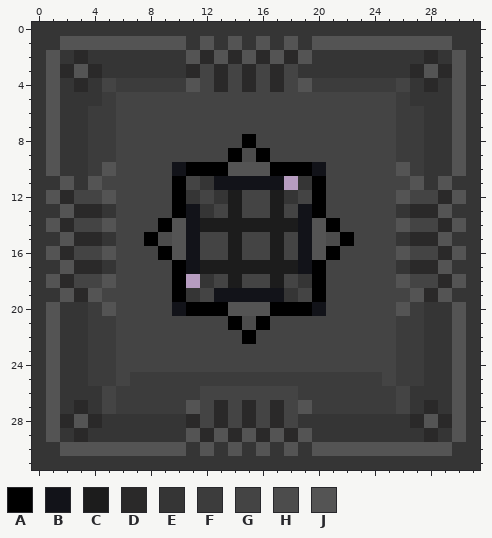
A pixel-art sprite gets an edit: Resources/Textures/Structures/Walls/xeno.rsi/reinf_construct-5.png. Above, as it was before the edit.
The file is 32x32 pixels. Colours within 5 levels of each other are drawn and written as one.
Palette (. is transparent): A #000000  B #121319  C #1c1c1c  D #2a2929  E #353535  F #3c3c3c  G #444444  H #4c4c4c  J #545454
The result:
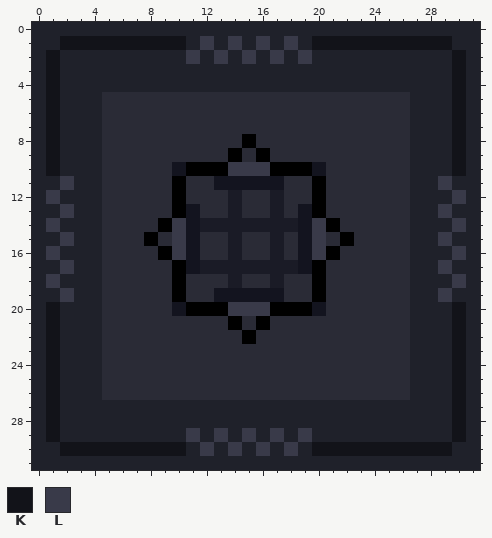
Colours new in this view: K #121319  L #393a49
From old to new:
Colour B changes from #121319 to #13141f.
Colour C changes from #1c1c1c to #1a1b26.
Colour E changes from #353535 to #1f212a.
Colour G changes from #444444 to #2a2b36.
Colour D becomes colour E in row 2 at x 3, 12, 14, 16, 18 and 28; in row 3 at x 2, 4, 11, 13, 15, 17, 27 and 29; in row 4 at x 3, 13, 15, 17 and 28; in row 12 at x 2 and 29; in row 13 at x 3 to 4 and 27 to 28; in row 14 at x 2 and 29.
Colour D becomes colour E in row 15 at x 3 to 4 and 27 to 28; in row 16 at x 2 and 29; in row 17 at x 3 to 4 and 27 to 28; in row 18 at x 2 and 29; in row 19 at x 3 and 28; in row 27 at x 3, 13, 15, 17 and 28.
Colour D becomes colour E in row 28 at x 2, 4, 11, 13, 15, 17, 27 and 29; in row 29 at x 3, 12, 14, 16, 18 and 28.
Colour F becomes colour E in row 4 at x 6 to 10 and 20 to 25; in rows 6 to 10 at x 4 and 27; in rows 20 to 25 at x 4 and 27; in row 27 at x 6 to 10 and 20 to 25.
Colour G becomes colour E in row 3 at x 12, 14, 16 and 18; in row 4 at x 5, 12, 14, 16, 18 and 26; in row 12 at x 3 to 4 and 27 to 28; in row 14 at x 3 to 4 and 27 to 28; in row 16 at x 3 to 4 and 27 to 28; in row 18 at x 3 to 4 and 27 to 28.
Colour G becomes colour E in row 27 at x 5, 12, 14, 16, 18 and 26; in row 28 at x 12, 14, 16 and 18.
Colour J becomes colour E in row 3 at x 3 and 28; in row 4 at x 11 and 19; in row 11 at x 4 and 27; in row 19 at x 4 and 27; in row 27 at x 11 and 19; in row 28 at x 3 and 28.
The author put colour G in row 11 at x 18; in row 18 at x 11.
Colour E becomes colour G in row 11 at x 12 and 19; in row 12 at x 11, 13 and 18; in row 13 at x 5, 12 and 26; in row 15 at x 5 and 26; in row 17 at x 5 and 26; in row 18 at x 12 and 19.
Colour E becomes colour G in row 19 at x 11 and 18.
Colour F becomes colour G in rows 5 to 9 at x 5 and 26; in rows 21 to 24 at x 5 and 26; in row 25 at x 5, 7 to 24 and 26; in row 26 at x 6 to 11 and 19 to 25.
Colour H becomes colour G in row 9 at x 15; in row 15 at x 9 and 21; in row 21 at x 15.
Colour J becomes colour G in row 10 at x 5 and 26; in row 12 at x 5 and 26; in row 14 at x 5 and 26; in row 16 at x 5 and 26; in row 18 at x 5 and 26; in row 20 at x 5 and 26.
Colour J becomes colour K in row 1 at x 2 to 10 and 20 to 29; in rows 2 to 10 at x 1 and 30; in rows 20 to 29 at x 1 and 30; in row 30 at x 2 to 10 and 20 to 29.
Colour J becomes colour L in row 1 at x 12, 14, 16 and 18; in row 2 at x 11, 13, 15, 17 and 19; in row 10 at x 14 to 16; in row 11 at x 2 and 29; in row 12 at x 1 and 30; in row 13 at x 2 and 29.
Colour J becomes colour L in row 14 at x 1, 10, 20 and 30; in row 15 at x 2, 10, 20 and 29; in row 16 at x 1, 10, 20 and 30; in row 17 at x 2 and 29; in row 18 at x 1 and 30; in row 19 at x 2 and 29.
Colour J becomes colour L in row 20 at x 14 to 16; in row 29 at x 11, 13, 15, 17 and 19; in row 30 at x 12, 14, 16 and 18.
Changed places in both pictures, as pixel boxes (x1, y1, x2, y2):
changed: (32, 22, 480, 470)
